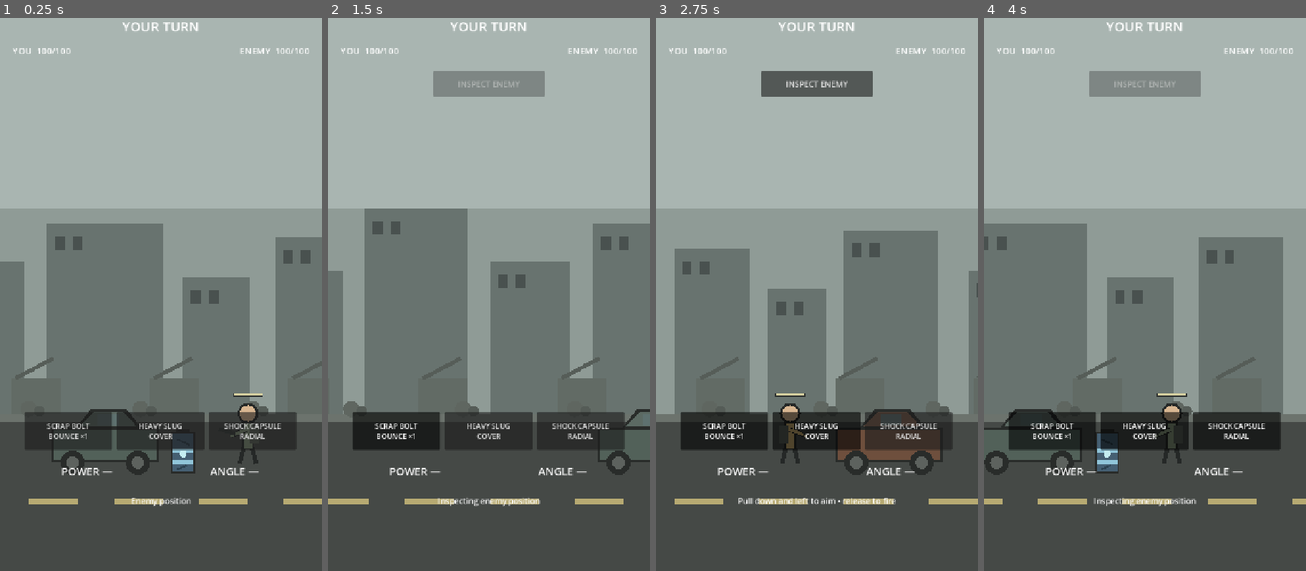
Above: before the commit, frames 1-4 (left to right).
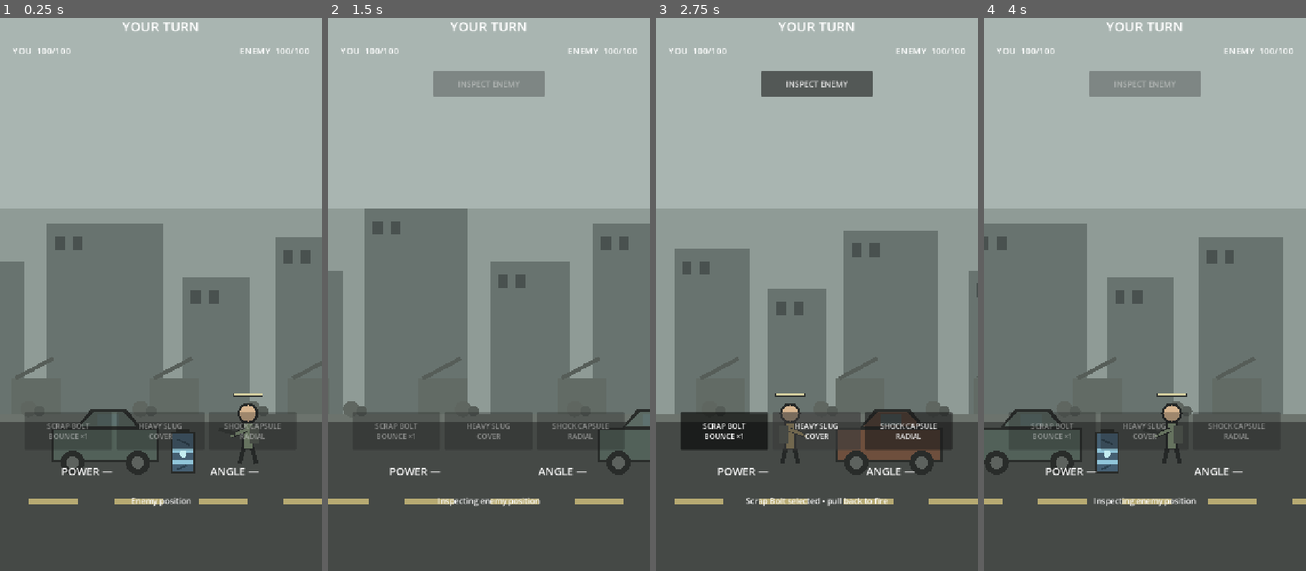
Above: after the commit, the same moments.

Repository: phantompixel-developer/FortKnocks
Game: Godot game, scene res://game/battle/battle.tscn
Two runs of this game, one before a commit and one after it. Both use one fixed random seed, a clock stepped at 60 frames per second and the inputs below.
Inputs (mouse positions are in pixels of both pictures, inside the frame that each line leads up to):
- Up to frame 1 (0.25 s): no input
- Up to frame 2 (1.5 s): click (395, 432) at 0.5 s, where only the run before the commit has a clickable "SCRAP BOLT BOUNCE ×1"; click "INSPECT ENEMY" at 1.25 s
- Up to frame 3 (2.75 s): click (817, 432) at 2 s, where only the run before the commit has a clickable "HEAVY SLUG COVER"
- Up to frame 4 (4 s): click "SHOCK CAPSULE RADIAL" at 2.75 s; click "INSPECT ENEMY" at 3.5 s

The runs differ from the first frame. In frame 1, 1.7% of the frame differs, in the area x 7-92%, y 71-79%; in frame 2, 2.8%; in frame 3, 2.1%; in frame 4, 5.0%, in the area x 7-93%, y 71-79%.

Commit message:
feat: add weapon selection adaptive AI and radial interactions

Diff:
--- a/game/battle/battle_controller.gd
+++ b/game/battle/battle_controller.gd
@@ -13,6 +13,10 @@
 const ProjectileScene := preload("res://game/battle/projectile.tscn")
 const ImpactEffectScript := preload("res://game/battle/impact_effect.gd")
 const DamagePopupScript := preload("res://game/battle/damage_popup.gd")
+const ScrapBolt := preload("res://game/weapons/scrap_bolt.tres")
+const HeavySlug := preload("res://game/weapons/heavy_slug.tres")
+const ShockCapsule := preload("res://game/weapons/shock_capsule.tres")
+
 const MAX_DRAG := 340.0
 const MIN_FIRE_DRAG := 36.0
 const MIN_SPEED := 520.0
@@ -21,6 +25,9 @@
 @onready var camera_director: BattleCameraDirector = $CameraDirector
 @onready var player: Combatant = $World/Player
 @onready var enemy: Combatant = $World/Enemy
+@onready var player_cover: DestructibleCover = $World/PlayerCover
+@onready var enemy_cover: DestructibleCover = $World/EnemyCover
+@onready var power_cell: UnstablePowerCell = $World/UnstablePowerCell
 @onready var projectile_layer: Node2D = $ProjectileLayer
 @onready var effects_layer: Node2D = $EffectsLayer
 @onready var aim_guide: AimGuide = $AimGuide
@@ -32,6 +39,9 @@
 @onready var feedback_label: Label = $HUD/Root/FeedbackLabel
 @onready var hint_label: Label = $HUD/Root/HintLabel
 @onready var inspect_button: Button = $HUD/Root/InspectButton
+@onready var scrap_bolt_button: Button = $HUD/Root/WeaponBar/ScrapBolt
+@onready var heavy_slug_button: Button = $HUD/Root/WeaponBar/HeavySlug
+@onready var shock_capsule_button: Button = $HUD/Root/WeaponBar/ShockCapsule
 @onready var restart_button: Button = $HUD/Root/RestartButton
 
 var phase := Phase.INTRO
@@ -42,16 +52,35 @@
 var _aim_angle_degrees := 0.0
 var _is_inspecting := false
 var _active_shooter: Combatant
+var _active_weapon: WeaponDefinition
+var _selected_weapon: WeaponDefinition
 var _feedback_tween: Tween
 
+var _enemy_speed_correction := {
+	"scrap_bolt": 1.0,
+	"heavy_slug": 1.0,
+	"shock_capsule": 1.0,
+}
+var _enemy_target_x := 0.0
+
 func _ready() -> void:
+	_selected_weapon = ScrapBolt as WeaponDefinition
+	_active_weapon = _selected_weapon
+
 	player.health_changed.connect(_on_health_changed)
 	enemy.health_changed.connect(_on_health_changed)
+	power_cell.discharged.connect(_on_power_cell_discharged)
 	inspect_button.pressed.connect(_inspect_enemy)
+	scrap_bolt_button.pressed.connect(func() -> void: _select_weapon(ScrapBolt as WeaponDefinition))
+	heavy_slug_button.pressed.connect(func() -> void: _select_weapon(HeavySlug as WeaponDefinition))
+	shock_capsule_button.pressed.connect(func() -> void: _select_weapon(ShockCapsule as WeaponDefinition))
 	restart_button.pressed.connect(_restart)
+
 	inspect_button.visible = false
 	restart_button.visible = false
 	feedback_label.visible = false
+	_update_weapon_buttons()
+	_set_weapon_buttons_enabled(false)
 	_update_hud()
 	await get_tree().process_frame
 	_start_player_turn(true)
@@ -84,7 +113,7 @@
 	_aim_angle_degrees = 0.0
 	power_label.text = "POWER 0%"
 	angle_label.text = "ANGLE —"
-	hint_label.text = "Pull down and left • release to fire"
+	hint_label.text = "%s • pull down and left" % _selected_weapon.display_name
 
 func _update_drag(screen_position: Vector2) -> void:
 	if not _dragging:
@@ -107,7 +136,7 @@
 
 	_aim_power = clampf(length / MAX_DRAG, 0.0, 1.0)
 	_aim_angle_degrees = rad_to_deg(angle)
-	var speed := lerpf(MIN_SPEED, MAX_SPEED, _aim_power)
+	var speed := lerpf(MIN_SPEED, MAX_SPEED, _aim_power) * _selected_weapon.speed_multiplier
 	_aim_velocity = Vector2(cos(angle), -sin(angle)) * speed
 
 	aim_guide.show_prediction(player.get_launch_origin(), _aim_velocity, constrained_pullback)
@@ -128,7 +157,32 @@
 		hint_label.text = "Pull down and left to aim"
 		return
 
-	_fire_projectile(player, _aim_velocity)
+	_fire_projectile(player, _aim_velocity, _selected_weapon)
+
+func _select_weapon(definition: WeaponDefinition) -> void:
+	if phase != Phase.PLAYER_AIM or _dragging or _is_inspecting:
+		return
+
+	_selected_weapon = definition
+	_aim_power = 0.0
+	_aim_angle_degrees = 0.0
+	aim_guide.clear()
+	power_label.text = "POWER —"
+	angle_label.text = "ANGLE —"
+	hint_label.text = definition.description
+	_update_weapon_buttons()
+
+func _update_weapon_buttons() -> void:
+	if _selected_weapon == null:
+		return
+	scrap_bolt_button.button_pressed = _selected_weapon.id == "scrap_bolt"
+	heavy_slug_button.button_pressed = _selected_weapon.id == "heavy_slug"
+	shock_capsule_button.button_pressed = _selected_weapon.id == "shock_capsule"
+
+func _set_weapon_buttons_enabled(enabled: bool) -> void:
+	scrap_bolt_button.disabled = not enabled
+	heavy_slug_button.disabled = not enabled
+	shock_capsule_button.disabled = not enabled
 
 func _start_player_turn(show_enemy_preview: bool) -> void:
 	if _check_game_over():
@@ -138,6 +192,7 @@
 	_is_inspecting = false
 	inspect_button.visible = false
 	inspect_button.disabled = false
+	_set_weapon_buttons_enabled(false)
 	aim_guide.clear()
 	power_label.text = "POWER —"
 	angle_label.text = "ANGLE —"
@@ -158,7 +213,9 @@
 
 	phase = Phase.PLAYER_AIM
 	inspect_button.visible = true
-	hint_label.text = "Pull down and left to aim • release to fire"
+	_set_weapon_buttons_enabled(true)
+	_update_weapon_buttons()
+	hint_label.text = "%s selected • pull back to fire" % _selected_weapon.display_name
 
 func _inspect_enemy() -> void:
 	if phase != Phase.PLAYER_AIM or _dragging or _is_inspecting:
@@ -166,6 +223,7 @@
 
 	_is_inspecting = true
 	inspect_button.disabled = true
+	_set_weapon_buttons_enabled(false)
 	var previous_hint := hint_label.text
 
 	hint_label.text = "Inspecting enemy position"
@@ -184,6 +242,7 @@
 
 	hint_label.text = previous_hint
 	inspect_button.disabled = false
+	_set_weapon_buttons_enabled(true)
 	_is_inspecting = false
 
 func _start_enemy_turn() -> void:
@@ -193,31 +252,51 @@
 	phase = Phase.ENEMY_THINKING
 	_is_inspecting = false
 	inspect_button.visible = false
+	_set_weapon_buttons_enabled(false)
 	aim_guide.clear()
 	turn_label.text = "ENEMY TURN"
 	power_label.text = "POWER —"
 	angle_label.text = "ANGLE —"
-	hint_label.text = "Enemy is lining up a shot"
+	hint_label.text = "Enemy is choosing a shot"
 	camera_director.focus_x(enemy.global_position.x, 0.42)
 	await get_tree().create_timer(0.72).timeout
 	if phase == Phase.GAME_OVER:
 		return
 
+	var enemy_weapon := _choose_enemy_weapon()
 	var origin := enemy.get_launch_origin()
-	var target := player.global_position + Vector2(0.0, -70.0)
-	var velocity := _calculate_enemy_velocity(origin, target)
-	_fire_projectile(enemy, velocity)
-
-func _fire_projectile(shooter: Combatant, launch_velocity: Vector2) -> void:
+	var target := _choose_enemy_target(enemy_weapon)
+	_enemy_target_x = target.x
+	var velocity := _calculate_enemy_velocity(origin, target, enemy_weapon)
+	hint_label.text = "Enemy fires %s" % enemy_weapon.display_name
+	_fire_projectile(enemy, velocity, enemy_weapon)
+
+func _choose_enemy_weapon() -> WeaponDefinition:
+	if not player_cover.is_destroyed and randf() < 0.68:
+		return HeavySlug as WeaponDefinition
+	if player_cover.is_destroyed and randf() < 0.46:
+		return ShockCapsule as WeaponDefinition
+	return ScrapBolt as WeaponDefinition
+
+func _choose_enemy_target(weapon: WeaponDefinition) -> Vector2:
+	if weapon.id == "heavy_slug" and not player_cover.is_destroyed:
+		return player_cover.global_position + Vector2(0.0, -30.0)
+	if weapon.id == "shock_capsule":
+		return Vector2((player.global_position.x + player_cover.global_position.x) * 0.5, player.global_position.y - 25.0)
+	return player.global_position + Vector2(0.0, -70.0)
+
+func _fire_projectile(shooter: Combatant, launch_velocity: Vector2, weapon: WeaponDefinition) -> void:
 	if phase == Phase.GAME_OVER:
 		return
 
 	phase = Phase.PROJECTILE_FLIGHT
 	_is_inspecting = false
 	inspect_button.visible = false
+	_set_weapon_buttons_enabled(false)
 	_active_shooter = shooter
+	_active_weapon = weapon
 	aim_guide.clear()
-	hint_label.text = "SHOT AWAY"
+	hint_label.text = "%s away" % weapon.display_name
 
 	var projectile := ProjectileScene.instantiate() as BattleProjectile
 	if projectile == null:
@@ -225,18 +304,37 @@
 		return
 
 	projectile_layer.add_child(projectile)
+	projectile.configure(weapon)
+	projectile.bounced.connect(_on_projectile_bounced)
 	projectile.resolved.connect(_on_projectile_resolved)
 	projectile.launch(shooter.get_launch_origin(), launch_velocity, shooter)
 	camera_director.follow(projectile)
 
-func _on_projectile_resolved(impact_position: Vector2, hit_body: Node, impact_velocity: Vector2, damage_amount: int) -> void:
+func _on_projectile_bounced(world_position: Vector2, _remaining_bounces: int) -> void:
+	_spawn_impact_effect(world_position, ImpactEffect.Kind.DUST, 0.55)
+	_show_feedback("RICOCHET")
+	hint_label.text = "Scrap Bolt bounced once"
+
+func _on_projectile_resolved(
+	impact_position: Vector2,
+	hit_body: Node,
+	impact_velocity: Vector2,
+	damage_amount: int,
+	weapon: WeaponDefinition
+) -> void:
 	phase = Phase.IMPACT_RESOLUTION
 	camera_director.stop_follow_at(impact_position, 0.10)
 
 	var direction := signf(impact_velocity.x)
 	var impact_strength := clampf(impact_velocity.length() / 1050.0, 0.45, 1.15)
 
-	if hit_body is Combatant:
+	if weapon != null and weapon.blast_radius > 0.0:
+		_apply_weapon_pulse(impact_position, weapon, hit_body)
+		_spawn_impact_effect(impact_position, ImpactEffect.Kind.PULSE, 1.15)
+		camera_director.impact_impulse(1.0, direction)
+		_show_feedback("SHOCK PULSE")
+		hint_label.text = "Pressure pulse affected nearby targets"
+	elif hit_body is Combatant:
 		_spawn_impact_effect(impact_position, ImpactEffect.Kind.CREW, impact_strength)
 		_spawn_damage_popup(impact_position + Vector2(0.0, -90.0), "-%d" % damage_amount, Color("ef9b84"))
 		_show_feedback("DIRECT HIT")
@@ -254,6 +352,9 @@
 			_show_feedback("COVER HIT")
 			hint_label.text = "Cover damaged"
 			camera_director.impact_impulse(0.72, direction)
+	elif hit_body is UnstablePowerCell:
+		_show_feedback("POWER CELL HIT")
+		hint_label.text = "The unstable cell discharged"
 	elif hit_body != null:
 		_spawn_impact_effect(impact_position, ImpactEffect.Kind.DUST, impact_strength)
 		_show_feedback("MISS")
@@ -263,13 +364,16 @@
 		_show_feedback("MISS")
 		hint_label.text = "Shot went wide"
 
+	if _active_shooter == enemy:
+		_update_enemy_correction(impact_position, hit_body, weapon)
+
 	_update_hud()
-	await get_tree().create_timer(0.30).timeout
+	await get_tree().create_timer(0.32).timeout
 	if phase == Phase.GAME_OVER:
 		return
 
 	phase = Phase.SETTLE
-	await get_tree().create_timer(0.52).timeout
+	await get_tree().create_timer(0.56).timeout
 
 	if _check_game_over():
 		return
@@ -278,6 +382,75 @@
 		_start_enemy_turn()
 	else:
 		_start_player_turn(false)
+
+func _apply_weapon_pulse(impact_position: Vector2, weapon: WeaponDefinition, direct_hit_body: Node) -> void:
+	var candidates: Array[Node2D] = [player, enemy, player_cover, enemy_cover]
+	if not power_cell.is_discharged:
+		candidates.append(power_cell)
+
+	for target in candidates:
+		if not is_instance_valid(target):
+			continue
+
+		var distance := target.global_position.distance_to(impact_position)
+		if distance > weapon.blast_radius:
+			continue
+
+		var falloff := clampf(1.0 - (distance / weapon.blast_radius) * 0.55, 0.45, 1.0)
+		var pulse_damage := maxi(1, int(round(float(weapon.blast_damage) * falloff)))
+		if target == direct_hit_body:
+			pulse_damage = maxi(1, int(round(float(pulse_damage) * 0.65)))
+
+		var push_direction := target.global_position - impact_position
+		if push_direction.length_squared() < 1.0:
+			push_direction = Vector2.RIGHT
+		var impulse := push_direction.normalized() * weapon.blast_force * falloff
+		target.apply_hit(pulse_damage, impulse, impact_position)
+
+		if target is Combatant:
+			_spawn_damage_popup(target.global_position + Vector2(0.0, -120.0), "-%d PULSE" % pulse_damage, Color("8fcfe2"))
+		elif target is DestructibleCover:
+			_spawn_damage_popup(target.global_position + Vector2(0.0, -95.0), "-%d PULSE" % pulse_damage, Color("9dc8d4"))
+
+func _on_power_cell_discharged(world_position: Vector2, radius: float, damage: int, force: float) -> void:
+	_spawn_impact_effect(world_position, ImpactEffect.Kind.PULSE, 1.45)
+	camera_director.stop_follow_at(world_position, 0.08)
+	camera_director.impact_impulse(1.2, 1.0)
+	_show_feedback("POWER SURGE")
+	hint_label.text = "The unstable power cell discharged"
+
+	var targets: Array[Node2D] = [player, enemy, player_cover, enemy_cover]
+	for target in targets:
+		var distance := target.global_position.distance_to(world_position)
+		if distance > radius:
+			continue
+
+		var falloff := clampf(1.0 - (distance / radius) * 0.5, 0.5, 1.0)
+		var applied_damage := maxi(1, int(round(float(damage) * falloff)))
+		var push_direction := target.global_position - world_position
+		if push_direction.length_squared() < 1.0:
+			push_direction = Vector2.RIGHT
+		target.apply_hit(applied_damage, push_direction.normalized() * force * falloff, world_position)
+
+		if target is Combatant:
+			_spawn_damage_popup(target.global_position + Vector2(0.0, -125.0), "-%d SURGE" % applied_damage, Color("7bc7df"))
+		elif target is DestructibleCover:
+			_spawn_damage_popup(target.global_position + Vector2(0.0, -95.0), "-%d SURGE" % applied_damage, Color("91bfcd"))
+
+func _update_enemy_correction(impact_position: Vector2, hit_body: Node, weapon: WeaponDefinition) -> void:
+	if weapon == null or not _enemy_speed_correction.has(weapon.id):
+		return
+
+	var correction := float(_enemy_speed_correction[weapon.id])
+	if hit_body == null or hit_body.is_in_group("ground_surface"):
+		var error := impact_position.x - _enemy_target_x
+		if absf(error) > 45.0:
+			var adjustment := clampf(-error / 9000.0, -0.035, 0.035)
+			correction = clampf(correction + adjustment, 0.90, 1.12)
+	else:
+		correction = lerpf(correction, 1.0, 0.18)
+
+	_enemy_speed_correction[weapon.id] = correction
 
 func _spawn_impact_effect(world_position: Vector2, kind: ImpactEffect.Kind, strength: float) -> void:
 	var effect := ImpactEffectScript.new() as ImpactEffect
@@ -309,7 +482,7 @@
 	_feedback_tween.tween_property(feedback_label, "modulate:a", 0.0, 0.62).set_delay(0.22)
 	_feedback_tween.chain().tween_callback(func() -> void: feedback_label.visible = false)
 
-func _calculate_enemy_velocity(origin: Vector2, target: Vector2) -> Vector2:
+func _calculate_enemy_velocity(origin: Vector2, target: Vector2, weapon: WeaponDefinition) -> Vector2:
 	var gravity := float(ProjectSettings.get_setting("physics/2d/default_gravity", 980.0))
 	var dx := absf(target.x - origin.x)
 	var dy_up := origin.y - target.y
@@ -321,7 +494,14 @@
 	if denominator > 1.0:
 		speed = sqrt((gravity * dx * dx) / denominator)
 
-	speed *= randf_range(0.965, 1.025)
+	var correction := 1.0
+	if _enemy_speed_correction.has(weapon.id):
+		correction = float(_enemy_speed_correction[weapon.id])
+
+	speed *= weapon.speed_multiplier
+	speed *= correction
+	speed *= randf_range(0.975, 1.02)
+
 	var direction := signf(target.x - origin.x)
 	return Vector2(direction * speed * cos_theta, -speed * sin(theta))
 
@@ -332,6 +512,7 @@
 	phase = Phase.GAME_OVER
 	_is_inspecting = false
 	inspect_button.visible = false
+	_set_weapon_buttons_enabled(false)
 	aim_guide.clear()
 	restart_button.visible = true
 	power_label.text = ""
